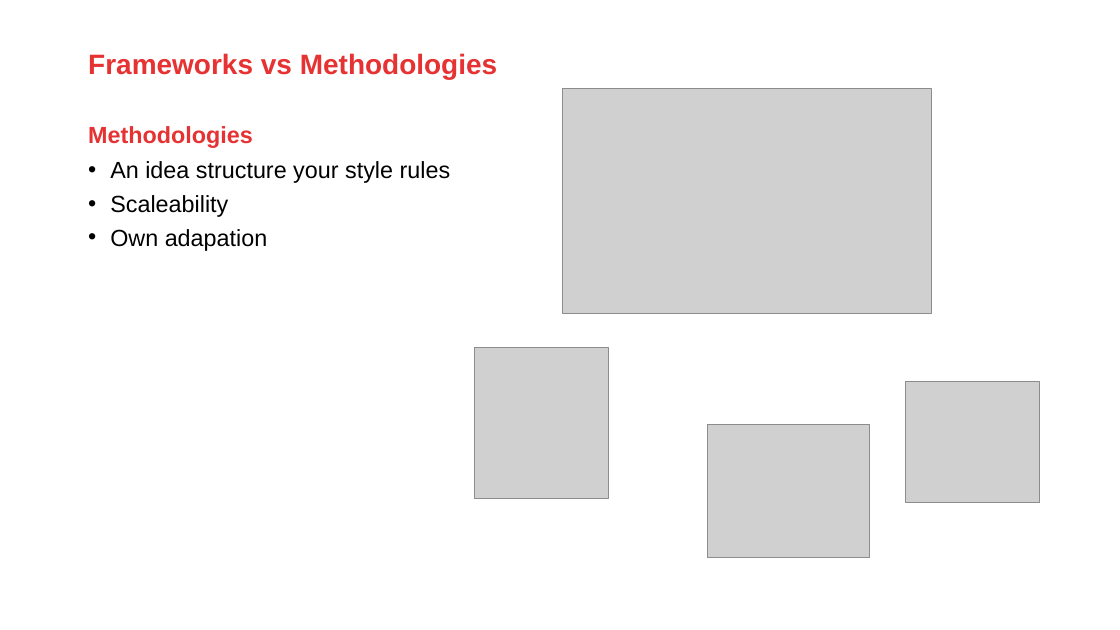
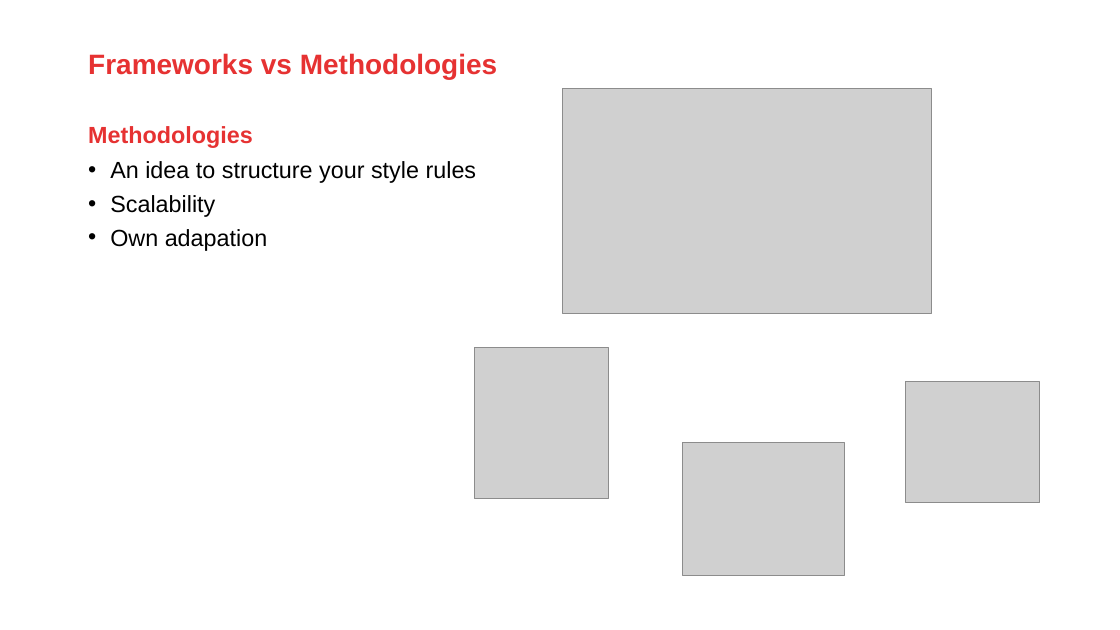
Before and after one commit to AMIS-Services/sig-css-architecture, a slide deck: slide 5 of SIG_CSS_Architecture.pptx (slide 4 before the commit). Drawn at 1120x630 pixels with LibreOffice and Linux fonts; fonts in the diff are those of the drawing; grey boxes stand for pictures; background and template pictures are left out. Boxes give left, top, right and bottom in pixels: in the first picture for what was removed or moved away, otherwise in the second. Text is boxed around its words. In the diff, an @@ line names an element or a change of style, - is before the commit and + after.

```diff
--- a/SIG_CSS_Architecture.pptx
+++ b/SIG_CSS_Architecture.pptx
@@ text at [110, 161, 477, 217]: text changed @@
-• An idea structure your style rules
-• Scaleability
+• An idea to structure your style rules
+• Scalability
@@ picture: place and size @@
-picture at [707, 425, 869, 558]
+picture at [683, 443, 844, 576]
```
Also in this commit, not shown: 3 other slides changed, 2 slides added, 1 slide removed, 4 other files.
